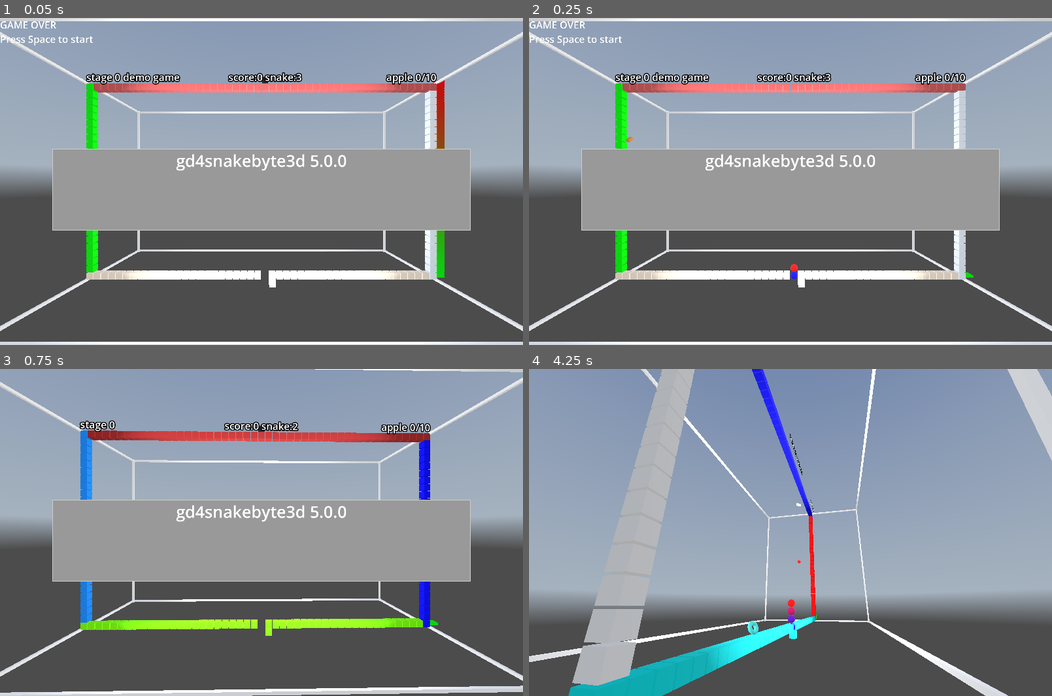
Above: before the commit, frames 1-4 (two rows, left to right).
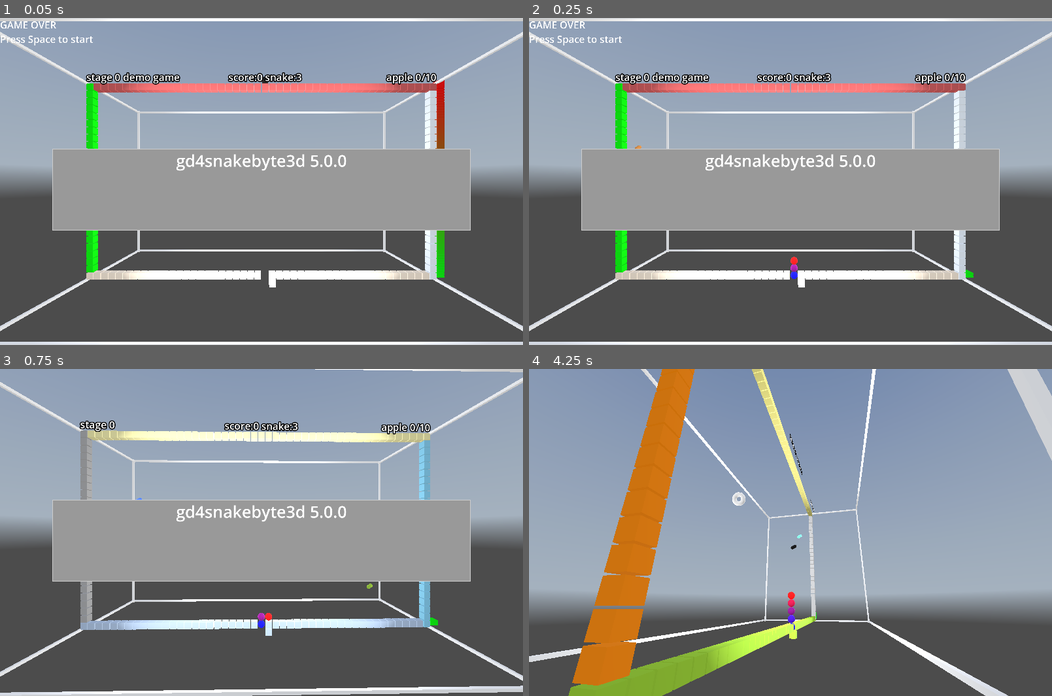
Above: after the commit, the same moments.

Repository: kasworld/gd4snakebyte3d
Game: Godot game, scene res://main.tscn
Two runs of this game, one before a commit and one after it. Both use one fixed random seed, a clock stepped at 60 frames per second and the inputs below. A sky picture missing from this copy of the repository is replaced by a grey-blue gradient.
Inputs (mouse positions are in pixels of both pictures, inside the frame that each line leads up to):
- Up to frame 1 (0.05 s): no input
- Up to frame 2 (0.25 s): no input
- Up to frame 3 (0.75 s): tap Space at 0.5 s; move the mouse to (376, 516) at 0.52 s; hold Right from 0.53 s (still down); tap Q at 0.6 s; click (376, 516) at 0.67 s
- Up to frame 4 (4.25 s): tap Space at 0.77, 1.52, 3.02, 3.77 s; move the mouse to (685, 548) at 1.27 s; release Right at 1.28 s; hold Down 1.28-2.03 s; tap E at 1.35, 3.6 s; move the mouse to (842, 460) at 2.02 s; hold Right 2.03-2.78 s; tap Enter at 2.1 s; move the mouse to (764, 597) at 2.77 s; hold Up 2.78-3.53 s; tap Q at 2.85 s; click (764, 597) at 2.92 s; move the mouse to (947, 581) at 3.52 s; hold Left from 3.53 s (still down)

Frame 1 is identical in both runs. In frame 2, less than 0.1% of the frame differs, in the area x 18-85%, y 36-79%; in frame 3, 5.1%; in frame 4, 12%, in the area x 7-55%, y 0-100%.

Commit message:
prepare variable frametime

Diff:
--- a/snake_byte/snake_byte.gd
+++ b/snake_byte/snake_byte.gd
@@ -18,7 +18,7 @@
 signal score_changed(점수 :float)
 signal game_ended(game :SnakeByte)
 
-static var FrameTime := 0.2 # second
+static var FrameTime := 0.1 # second
 static var SnakeLenStart := 12
 static var SankeLenInc := 12
 static var PlumCount := 2
@@ -60,7 +60,6 @@
 	$StageInfo.pixel_size = tile_size.y /24
 	$SnakeInfo.pixel_size = tile_size.y /24
 	$AppleInfo.pixel_size = tile_size.y /24
-	$FrameTimer.wait_time = SnakeByte.FrameTime
 
 	gauge = preload("res://multi_mesh_shape/multi_mesh_shape.tscn").instantiate(
 		).init_bar_gauge_y(SnakeByte.EatStepOverLimit, Vector3(tile_size.x, cabinet_size.y, tile_size.z), Color.GREEN, Color.RED)
@@ -162,7 +161,6 @@
 func snake_enter_complete() -> void:
 	$Walls.close_startpos()
 
-
 func process_frame() -> void:
 	for p in $PlumContainer.get_children():
 		p.move2d()
@@ -178,6 +176,14 @@
 	else:
 		gauge.set_visible_count(0)
 
+var last_time :float = Time.get_unix_time_from_system()
+func _process(_delta: float) -> void:
+	var now := Time.get_unix_time_from_system()
+	if now - last_time > FrameTime:
+		process_frame()
+		last_time = now
+
+
 func handle_stepover() -> void:
 	snake_step_after_eat = 0
 	if not is_all_apple_eaten():
@@ -187,8 +193,6 @@
 		update_info()
 	snake.dest_body_len += SnakeByte.SankeLenInc
 
-func _on_frame_timer_timeout() -> void:
-	process_frame()
 
 func is_snake_alive() -> bool:
 	return snake != null and snake.is_alive
--- a/snake_byte/snake_byte.tscn
+++ b/snake_byte/snake_byte.tscn
@@ -7,10 +7,6 @@
 script = ExtResource("1_lxyrc")
 
 [node name="Walls" parent="." instance=ExtResource("2_yqn8k")]
-
-[node name="FrameTimer" type="Timer" parent="."]
-wait_time = 0.2
-autostart = true
 
 [node name="StageInfo" type="Label3D" parent="."]
 pixel_size = 0.05
@@ -26,5 +22,3 @@
 [node name="AppleContainer" type="Node3D" parent="."]
 
 [node name="PlumContainer" type="Node3D" parent="."]
-
-[connection signal="timeout" from="FrameTimer" to="." method="_on_frame_timer_timeout"]
